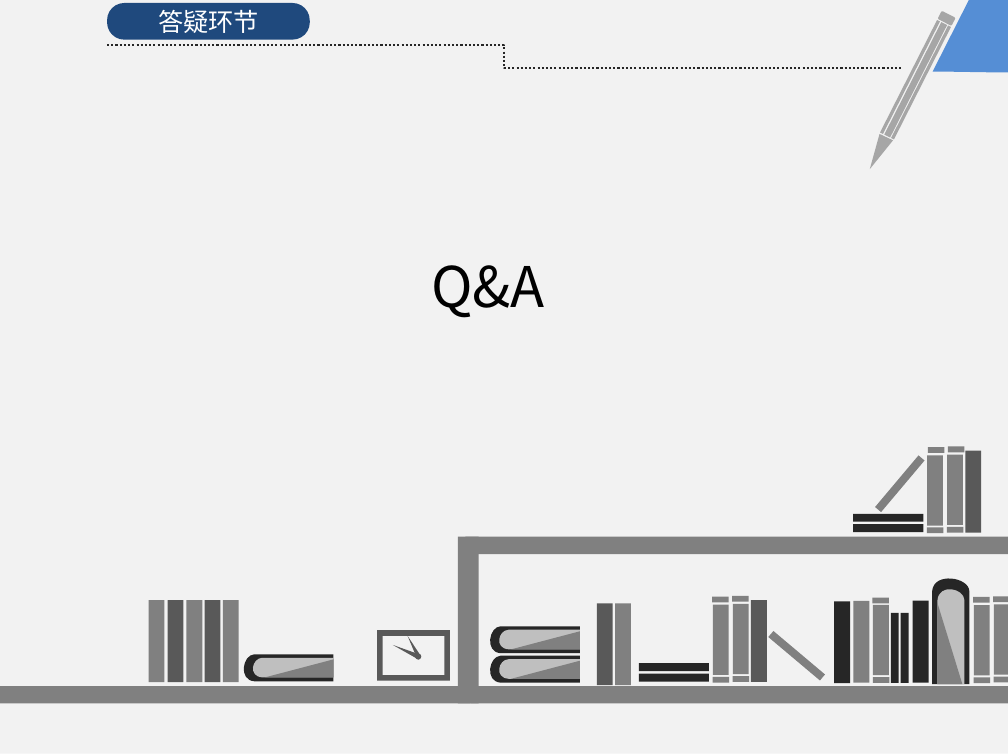
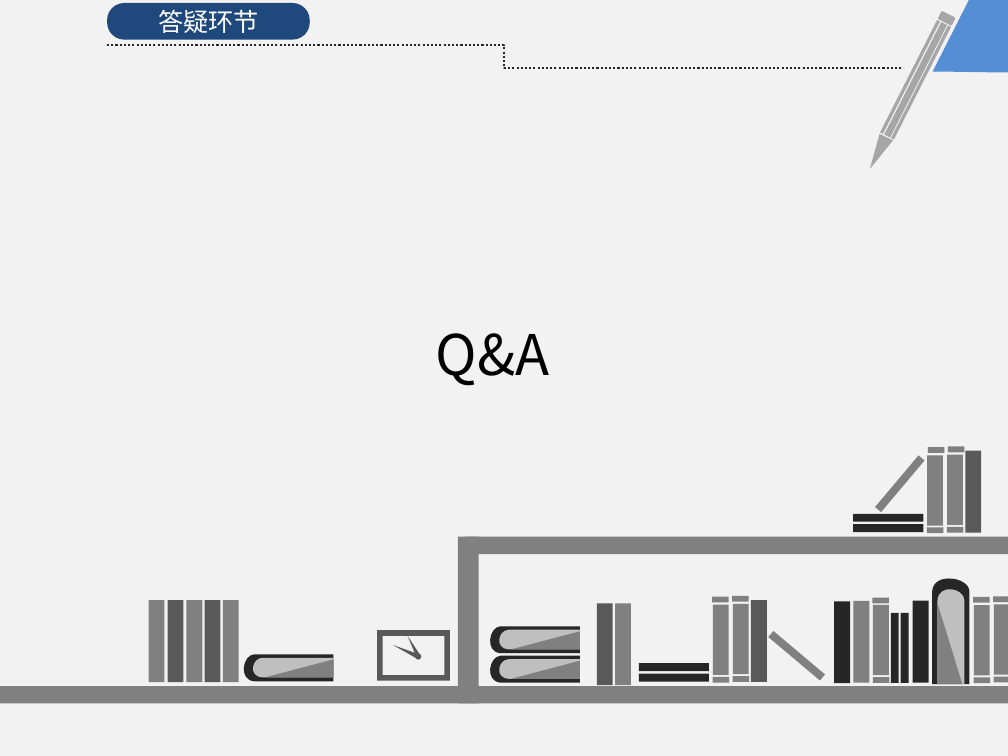
Before and after one commit to KrisCheng/GraduationDesign, a slide deck: slide 29 of FinalPaper/毕业答辩.pptx (slide 28 before the commit). Drawn at 1008x756 pixels with LibreOffice and Linux fonts; fonts in the diff are those of the drawing. Boxes give left, top, right and bottom in pixels: in the first picture for what was removed or moved away, otherwise in the second. Text is boxed around its words. In the diff, an @@ line names an element or a change of style, - is before the commit and + after.

```diff
--- a/FinalPaper/毕业答辩.pptx
+++ b/FinalPaper/毕业答辩.pptx
@@ text "Q&A": place and size @@
-text "Q&A" at [431, 265, 545, 318]
+text "Q&A" at [436, 333, 550, 386]
```
Also in this commit, not shown: 7 other slides changed, 1 slide added, 1 other file.
